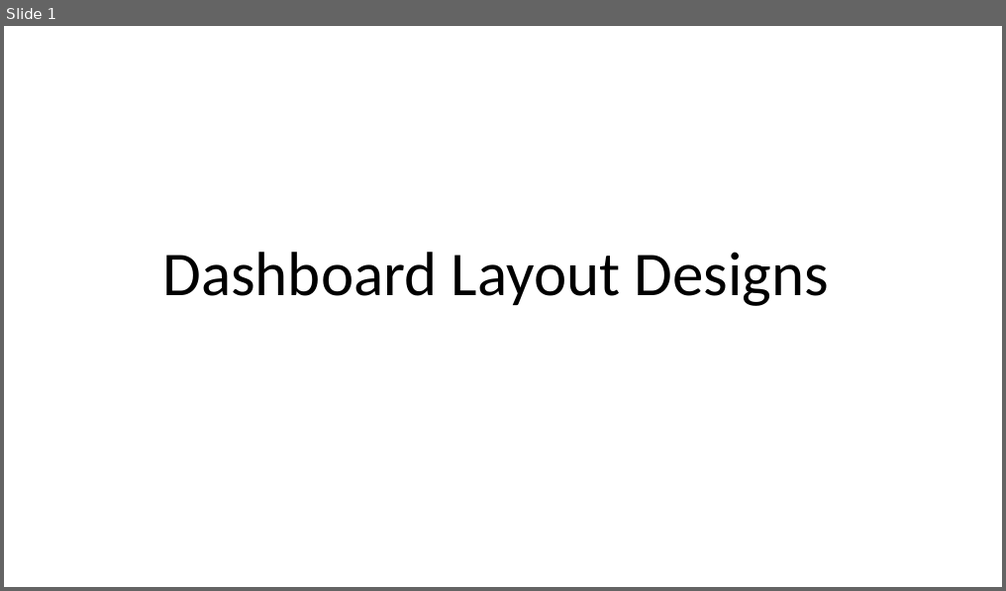
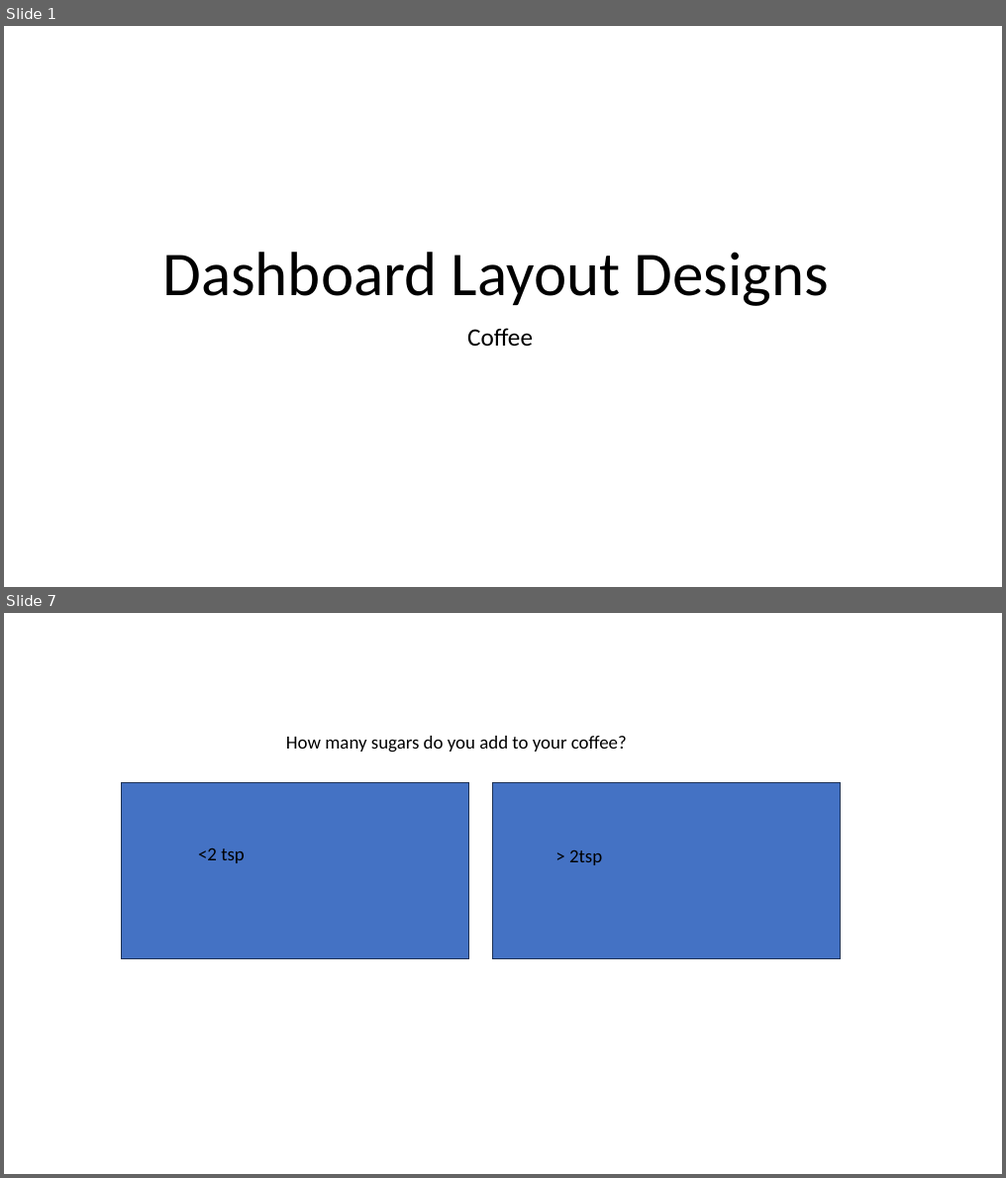
Before and after one commit to cmorrow28/Coffee-Recommender, a slide deck: Dashboard Layouts.pptx. Shown one above the other, each under a label of ours: slide 1 before the commit, slides 1 and 7 after it; the slides between them are not shown. The pictures are 1006x591 and 1006x1178 pixels, drawn with LibreOffice and Linux fonts; fonts in the diff are those of the drawing; background and template pictures are left out. Boxes give left, top, right and bottom in pixels: in the first picture for what was removed or moved away, otherwise in the second. Text is boxed around its words. In the diff, an @@ line names an element or a change of style, - is before the commit and + after.

```diff
--- a/Dashboard Layouts.pptx
+++ b/Dashboard Layouts.pptx
@@ slide 7 added at box(4, 613, 1002, 1174), background picture (left out) @@
@@ text added at box(286, 736, 627, 753), 18 pt, text #000000 @@
+How many sugars do you add to your coffee?
@@ rectangle added at box(122, 783, 469, 959), fill #4472C4, outline #1E3256 1 pt @@
@@ rectangle added at box(493, 783, 841, 959), fill #4472C4, outline #1E3256 1 pt @@
@@ text added at box(198, 848, 245, 863), 18 pt, text #000000 @@
+<2 tsp
@@ text added at box(569, 851, 602, 865), 18 pt, text #000000 @@
+> 2tsp
@@ slide 1 changed as well @@
@@ subtitle added at box(467, 328, 533, 346), 24 pt, text #000000 @@
+Coffee
```
Also in this commit, not shown: 8 other slides added.
